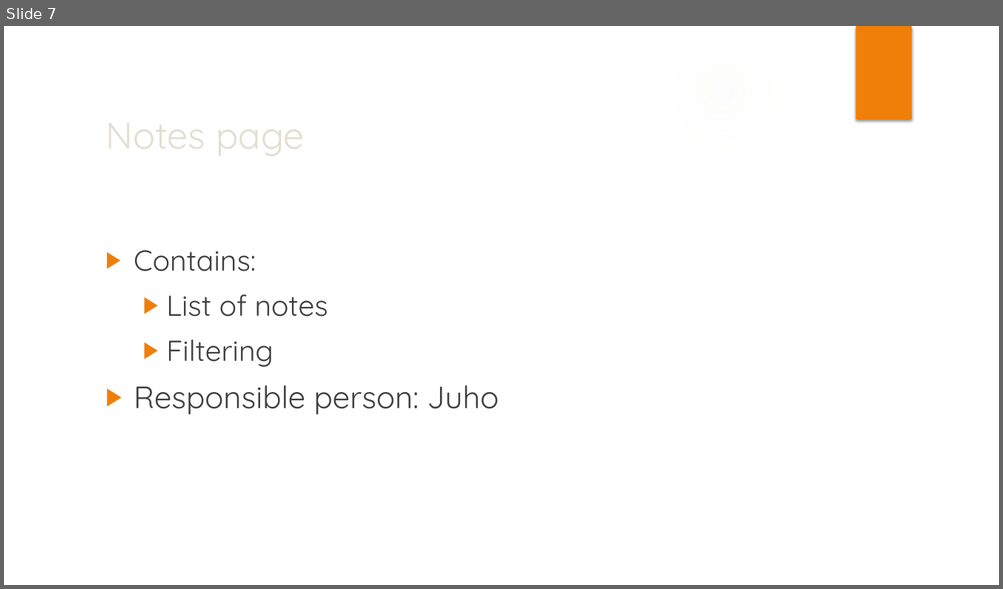
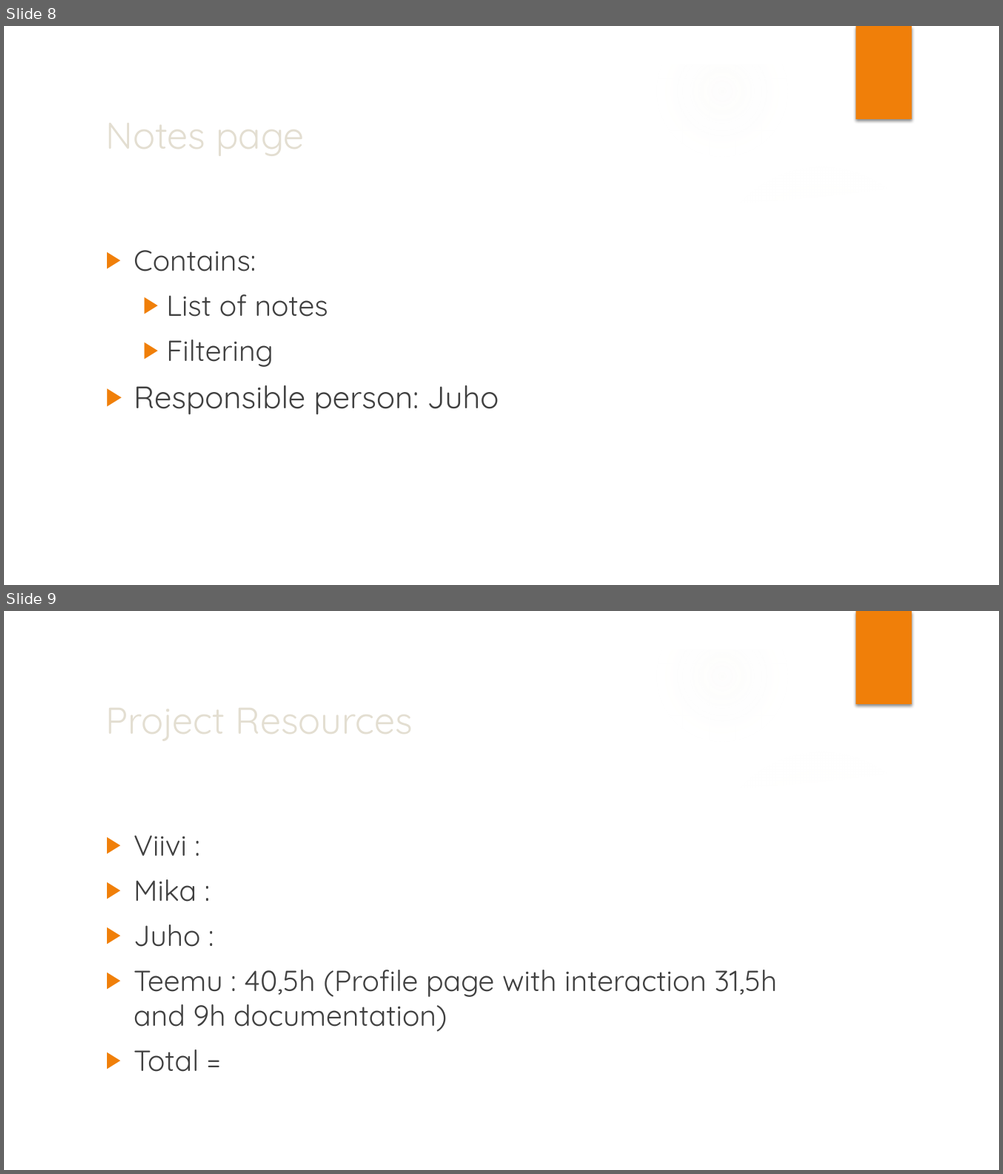
Before and after one commit to Dubsterna/Mahlatikat, a slide deck: Suunnitelma/web_programming.pptx. Shown one above the other, each under a label of ours: slide 7 before the commit, slides 8 and 9 after it. The pictures are 1003x589 and 1003x1174 pixels, drawn with LibreOffice and Linux fonts; fonts in the diff are those of the drawing; background and template pictures are left out. Boxes give left, top, right and bottom in pixels: in the first picture for what was removed or moved away, otherwise in the second. Text is boxed around its words. In the diff, an @@ line names an element or a change of style, - is before the commit and + after.

```diff
--- a/Suunnitelma/web_programming.pptx
+++ b/Suunnitelma/web_programming.pptx
@@ slide 9 added at <box>4,611,999,1170</box>, background picture (left out); not listed: 9 template elements that a slide beside it also shows @@
@@ title added at <box>98,690,813,748</box>, 36 pt, text #E3DED1 @@
+Project Resources
@@ text added at <box>134,835,777,1072</box>, 28 pt, text #404040 @@
+▶ Viivi :
+▶ Mika :
+▶ Juho :
+▶ Teemu : 40,5h (Profile page with interaction 31,5h and 9h documentation)
+▶ Total =
@@ what was slide 7 is now slide 8 @@
```
Also in this commit, not shown: 1 slide changed, 4 other slides added, 4 slides removed, 1 other file.
